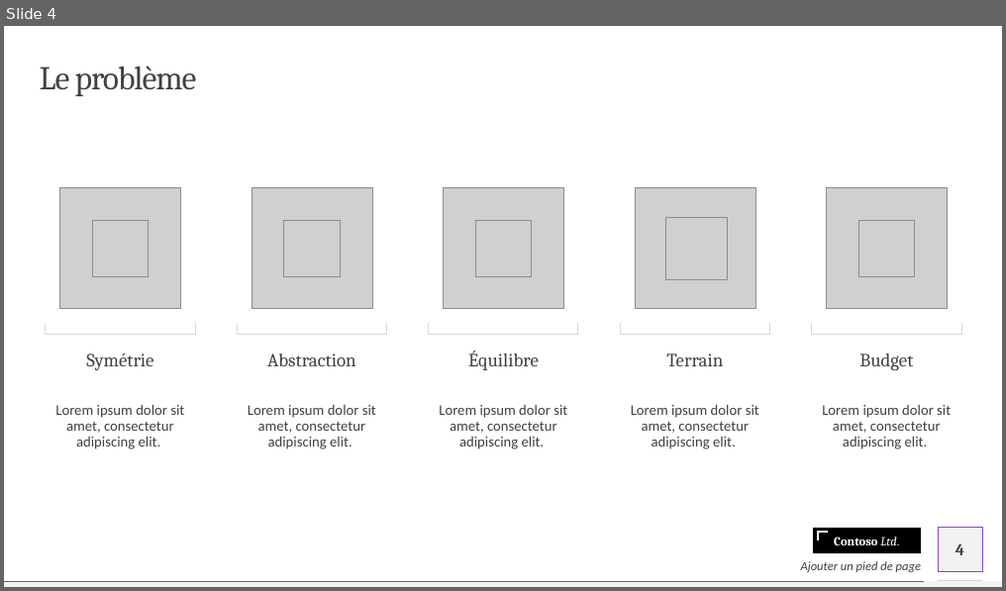
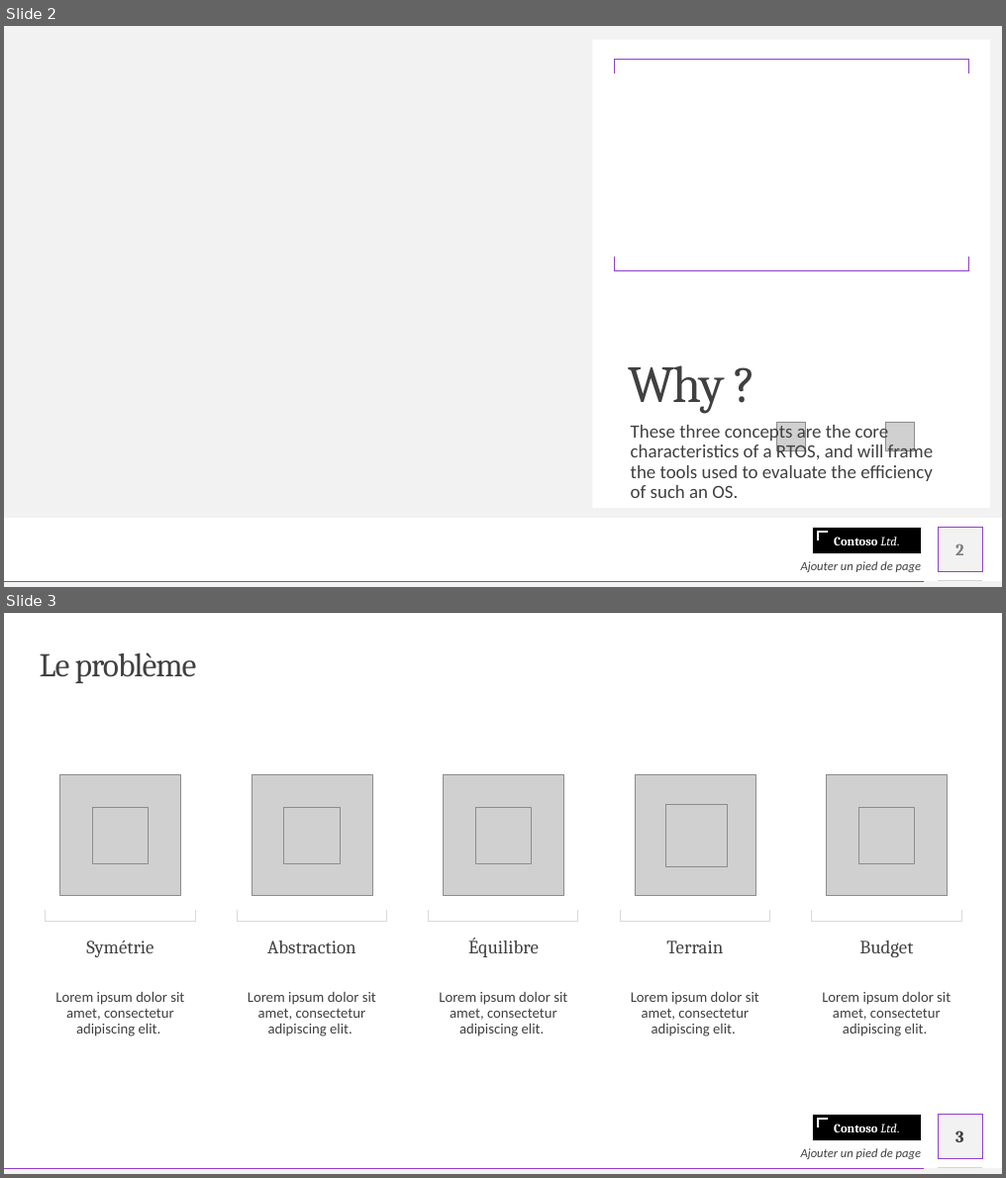
Before and after one commit to AntoineSebert/dandelion, a slide deck: documents/submission_4/presentation.odp. Shown one above the other, each under a label of ours: slide 4 before the commit, slides 2 and 3 after it. The pictures are 1006x591 and 1006x1178 pixels, drawn with LibreOffice and Linux fonts; fonts in the diff are those of the drawing; grey boxes stand for pictures. Boxes give left, top, right and bottom in pixels: in the first picture for what was removed or moved away, otherwise in the second. Text is boxed around its words. In the diff, an @@ line names an element or a change of style, - is before the commit and + after.

```diff
--- a/documents/submission_4/presentation.odp
+++ b/documents/submission_4/presentation.odp
@@ slide 2 added at <box>4,26,1002,587</box>, background #FFFFFF; not listed: 6 template elements that a slide beside it also shows @@
@@ freeform shape added at <box>4,26,1002,519</box>, fill #F2F2F2 @@
@@ title added at <box>592,40,990,508</box>, fill #FFFFFF, 50 pt, text #404040 @@
+Why ?
@@ freeform shape added at <box>614,59,969,74</box>, outline #8E40C8 0.99 pt @@
@@ freeform shape added at <box>614,257,969,272</box>, outline #8E40C8 0.99 pt @@
@@ subtitle added at <box>631,422,934,498</box>, 18 pt, text #404040 @@
+These three concepts are the core characteristics of a RTOS, and will frame the tools used to evaluate the efficiency of such an OS.
@@ picture added at <box>776,422,806,452</box> @@
@@ picture added at <box>885,422,915,452</box> @@
@@ page number added at <box>955,545,964,556</box>, 16 pt, text #7F7F7F, bold @@
+2
@@ text added at <box>801,562,921,572</box>, 12 pt, text #404040, italic @@
+Ajouter un pied de page
@@ what was slide 4 is now slide 3 @@
@@ page number at <box>955,1131,964,1143</box>: text changed @@
-4
+3
```
Also in this commit, not shown: 2 slides changed, 3 slides removed.
